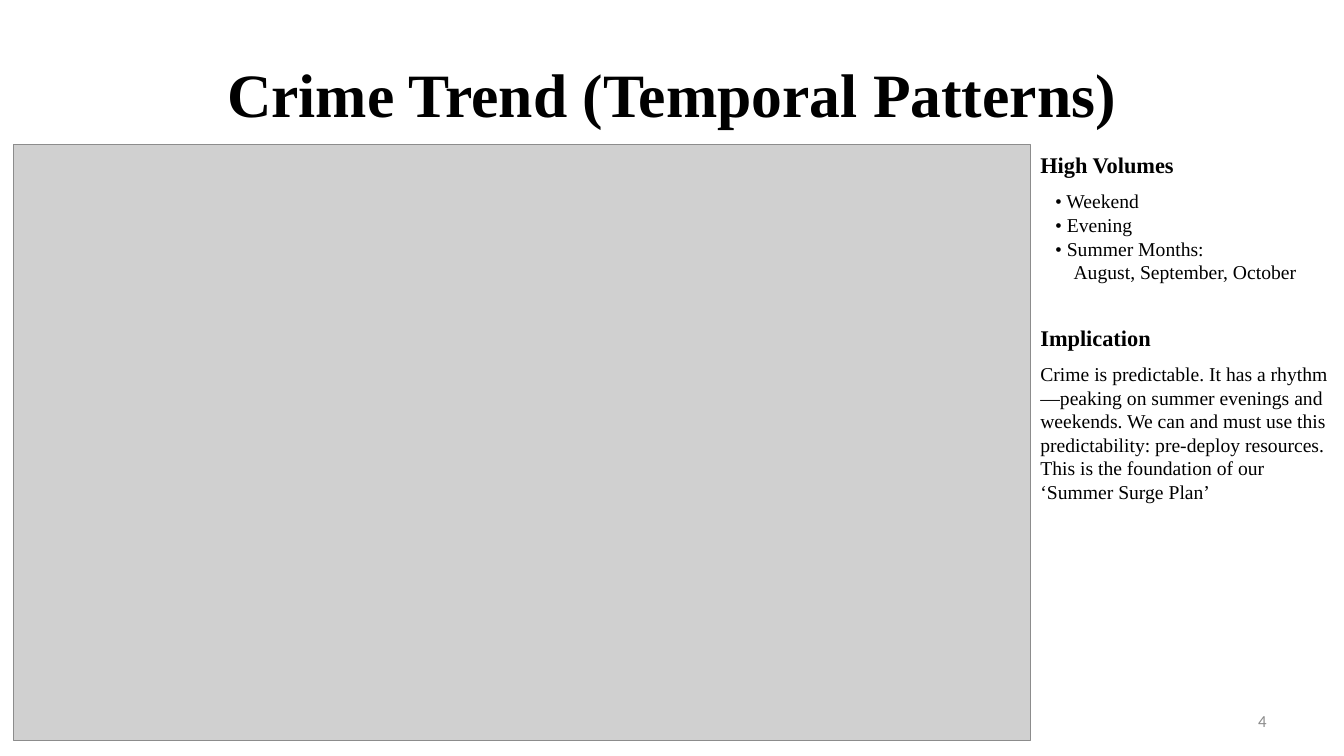
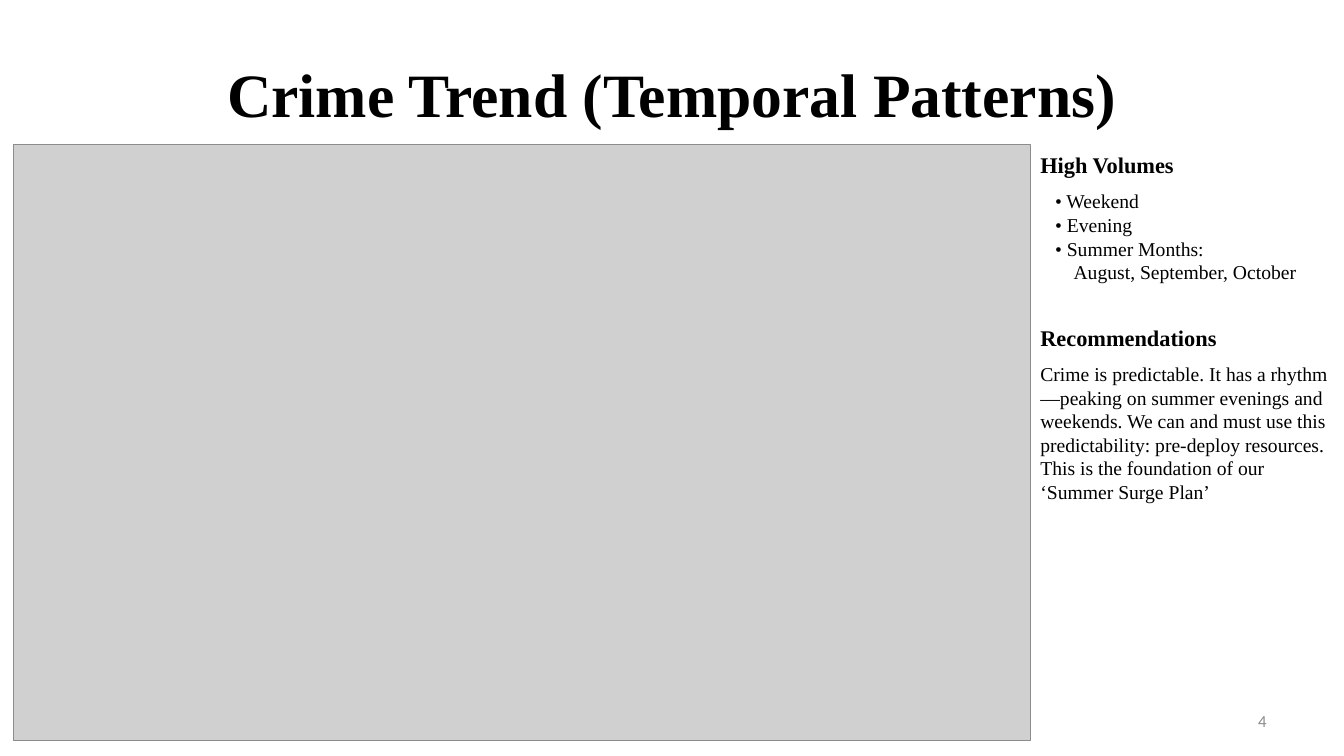
Before and after one commit to fuxima/YRP, a slide deck: slide 4 of YorkRegionCrimeAnalysis_presentation.pptx. Drawn at 1344x756 pixels with LibreOffice and Linux fonts; fonts in the diff are those of the drawing; grey boxes stand for pictures; background and template pictures are left out. Boxes give left, top, right and bottom in pixels: in the first picture for what was removed or moved away, otherwise in the second. Text is boxed around its words. In the diff, an @@ line names an element or a change of style, - is before the commit and + after.

```diff
--- a/YorkRegionCrimeAnalysis_presentation.pptx
+++ b/YorkRegionCrimeAnalysis_presentation.pptx
@@ text at box(1040, 330, 1216, 347): text changed @@
-Implication
+Recommendations
```
Also in this commit, not shown: 27 other slides changed, 1 other file.
